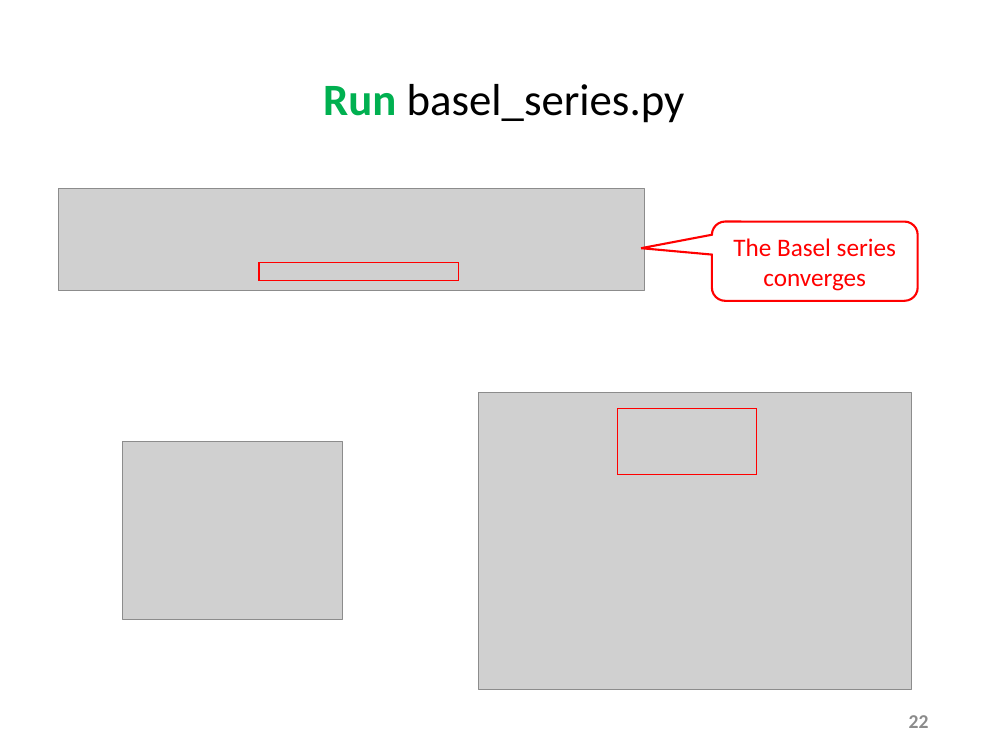
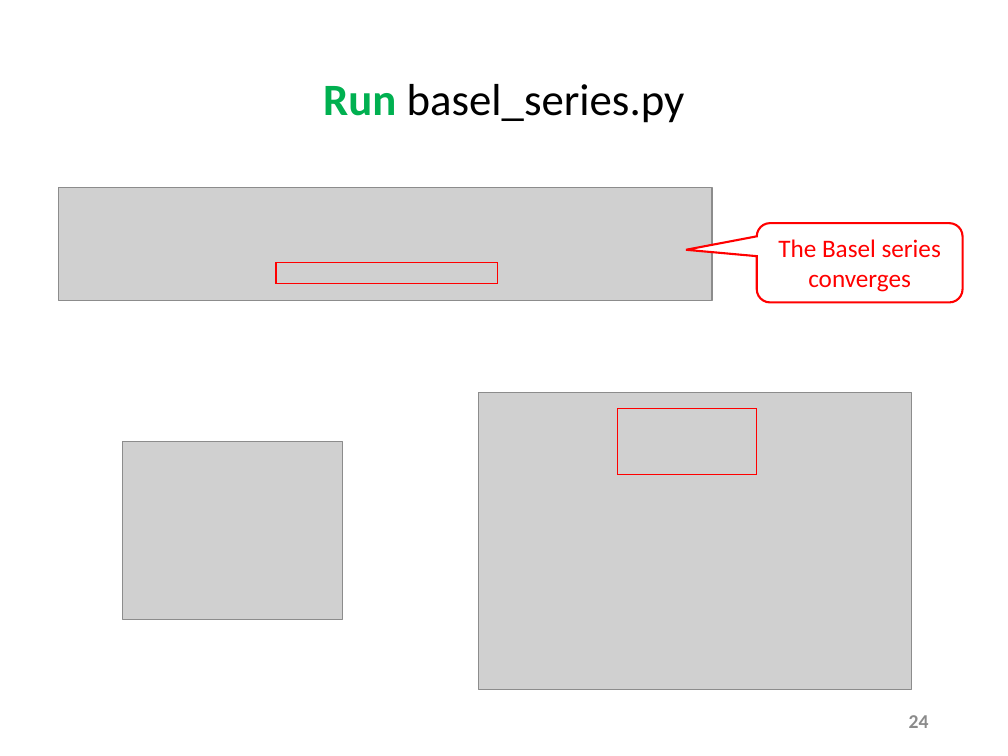
Before and after one commit to dbiersach/csi-spark-prep, a slide deck: slide 24 of slides/Session 02 - Arrays and Algorithms/Session 02 - Arrays and Algorithms.pptx (slide 22 before the commit). Drawn at 1008x756 pixels with LibreOffice and Linux fonts; fonts in the diff are those of the drawing; grey boxes stand for pictures. Boxes give left, top, right and bottom in pixels: in the first picture for what was removed or moved away, otherwise in the second. Text is boxed around its words. In the diff, an @@ line names an element or a change of style, - is before the commit and + after.

```diff
--- a/slides/Session 02 - Arrays and Algorithms/Session 02 - Arrays and Algorithms.pptx
+++ b/slides/Session 02 - Arrays and Algorithms/Session 02 - Arrays and Algorithms.pptx
@@ picture: place and size @@
-picture at box(58, 188, 644, 290)
+picture at box(58, 187, 712, 300)
@@ rounded speech box "The Basel series converges": place and size @@
-rounded speech box "The Basel series converges" at box(712, 222, 917, 301)
+rounded speech box "The Basel series converges" at box(757, 223, 963, 302)
@@ rectangle: place and size @@
-rectangle at box(259, 263, 459, 281)
+rectangle at box(276, 263, 498, 284)
@@ page number at box(909, 715, 929, 728): text changed @@
-22
+24
```
Also in this commit, not shown: 6 other slides changed, 2 slides added, 3 other files.
